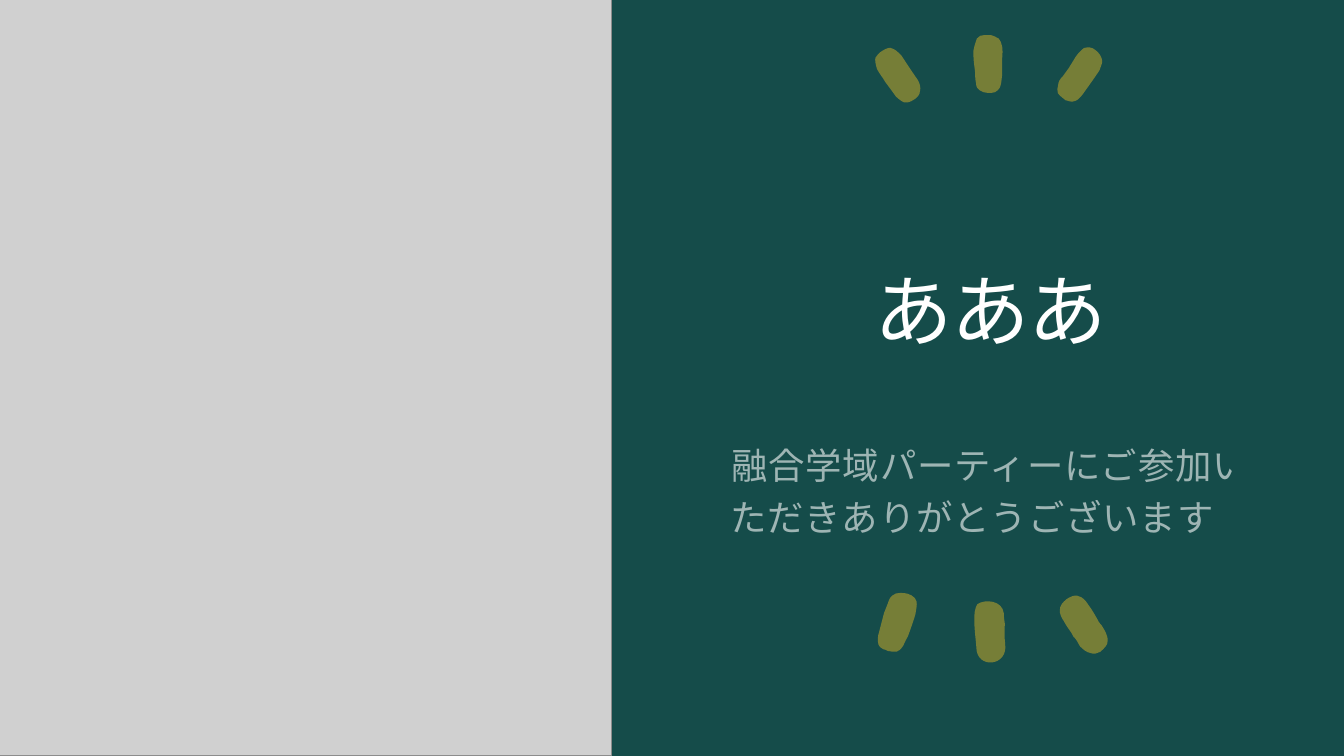
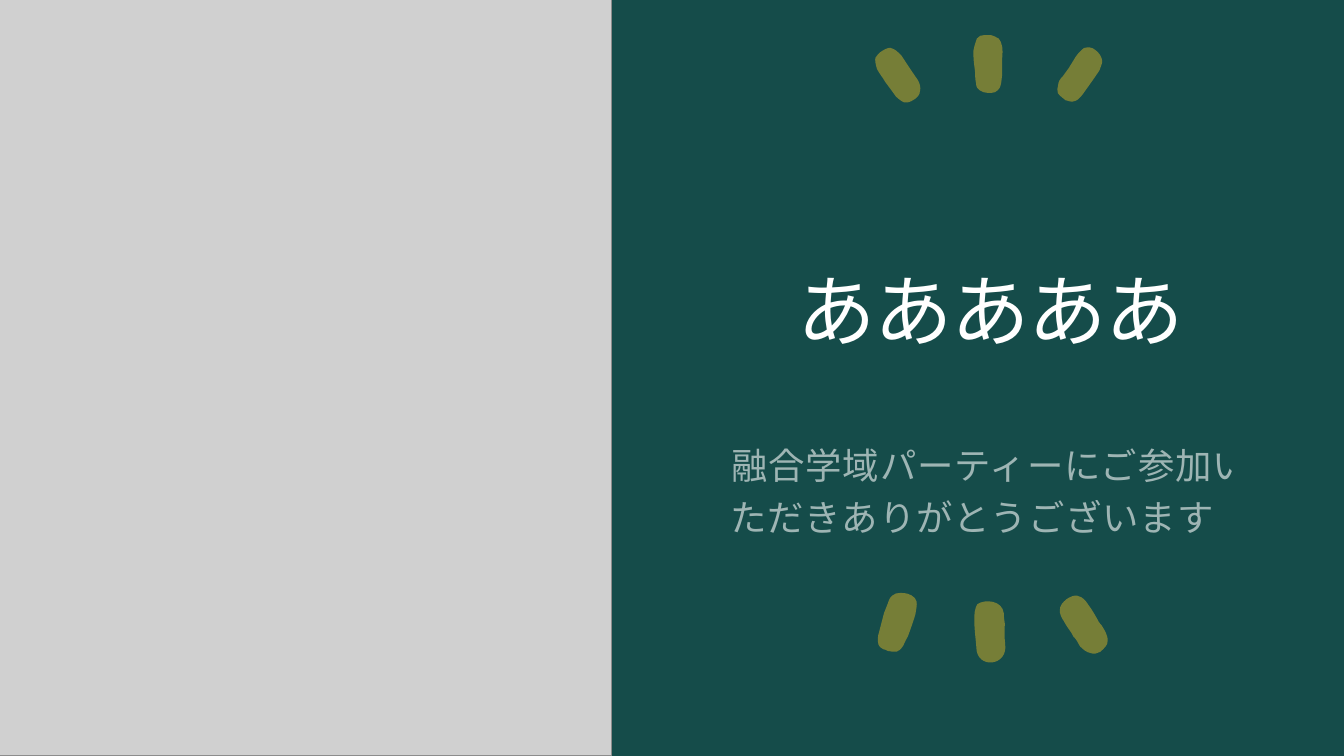
Before and after one commit to ogawa3427/utils, a slide deck: slide 1 of 2024quiz/quiz.pptx. Drawn at 1344x756 pixels with LibreOffice and Linux fonts; fonts in the diff are those of the drawing; grey boxes stand for pictures. Boxes give left, top, right and bottom in pixels: in the first picture for what was removed or moved away, otherwise in the second. Text is boxed around its words. In the diff, an @@ line names an element or a change of style, - is before the commit and + after.

Commit message:
sasv

```diff
--- a/2024quiz/quiz.pptx
+++ b/2024quiz/quiz.pptx
@@ title at (797,277,1184,344): text changed @@
-あああ
+あああああ
```
